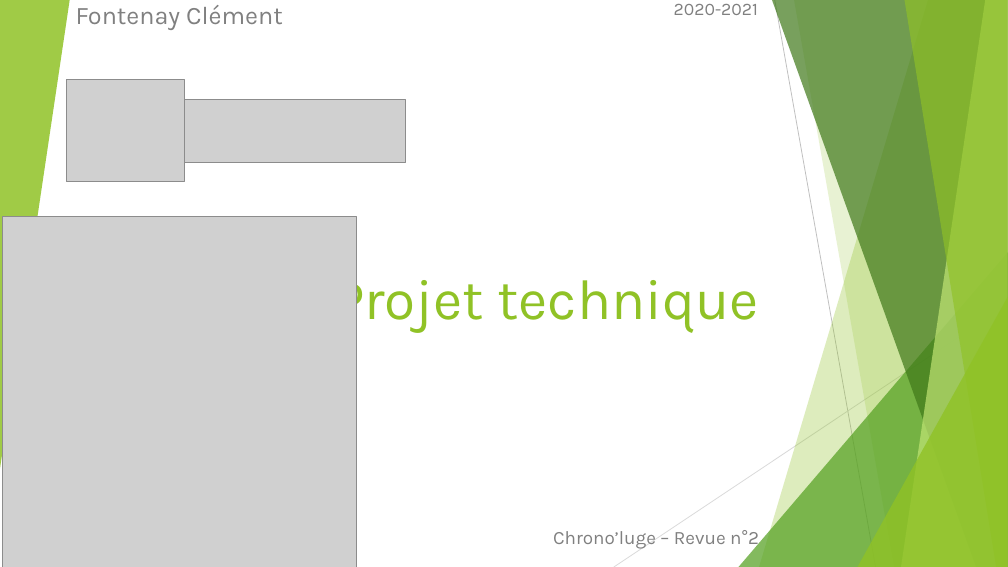
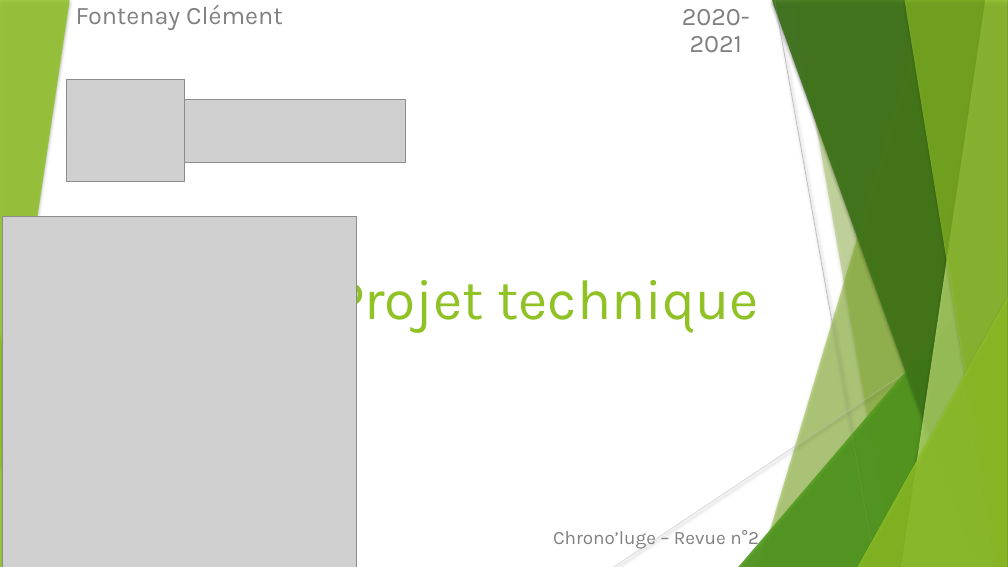
Before and after one commit to hugo-gclvs/Chrono-Luge, a slide deck: slide 1 of 4-Rapports/Projet technique revue 2 Clément.pptx. Drawn at 1008x567 pixels with LibreOffice and Linux fonts; fonts in the diff are those of the drawing; grey boxes stand for pictures. Boxes give left, top, right and bottom in pixels: in the first picture for what was removed or moved away, otherwise in the second. Text is boxed around its words. In the diff, an @@ line names an element or a change of style, - is before the commit and + after.

```diff
--- a/4-Rapports/Projet technique revue 2 Clément.pptx
+++ b/4-Rapports/Projet technique revue 2 Clément.pptx
@@ shadow on in 7 elements at (x1=759, y1=0, x2=1008, y2=567), (x1=739, y1=252, x2=1008, y2=567), (x1=772, y1=0, x2=1008, y2=567), (x1=901, y1=0, x2=1008, y2=567), (x1=904, y1=0, x2=1008, y2=567), (x1=858, y1=297, x2=1008, y2=567), (x1=0, y1=0, x2=70, y2=469) @@
@@ text "2020-2021" at (x1=682, y1=9, x2=750, y2=52): size 16.8 to 24 pt; line spacing 0.7 to 0.9 @@
@@ freeform shape added at (x1=759, y1=0, x2=1008, y2=567), fill #90C226 at 30% opacity @@
@@ freeform shape added at (x1=772, y1=0, x2=1008, y2=567), fill #3F7819 at 70% opacity @@
@@ line (775, 0) - (876, 567): stroke #BFBFBF 0.75 pt to #BFBFBF 0.74 pt @@
@@ freeform shape at (x1=794, y1=0, x2=1008, y2=567): shadow on; outline redrawn @@
@@ freeform shape added at (x1=794, y1=0, x2=1008, y2=567), fill #90C226 at 20% opacity @@
@@ freeform shape added at (x1=901, y1=0, x2=1008, y2=567), fill #C0E474 at 70% opacity @@
@@ freeform shape added at (x1=904, y1=0, x2=1008, y2=567), fill #90C226 at 65% opacity @@
@@ triangle added at (x1=739, y1=252, x2=1008, y2=567), fill #54A021 at 72% opacity @@
@@ triangle added at (x1=858, y1=297, x2=1008, y2=567), fill #90C226 at 80% opacity @@
@@ line (1008, 305) - (614, 567): stroke #D9D9D9 0.75 pt to #D9D9D9 0.74 pt @@
@@ triangle added at (x1=0, y1=332, x2=37, y2=567), fill #90C226 at 85% opacity @@
```
Also in this commit, not shown: 10 other slides changed, 2 slides added.
